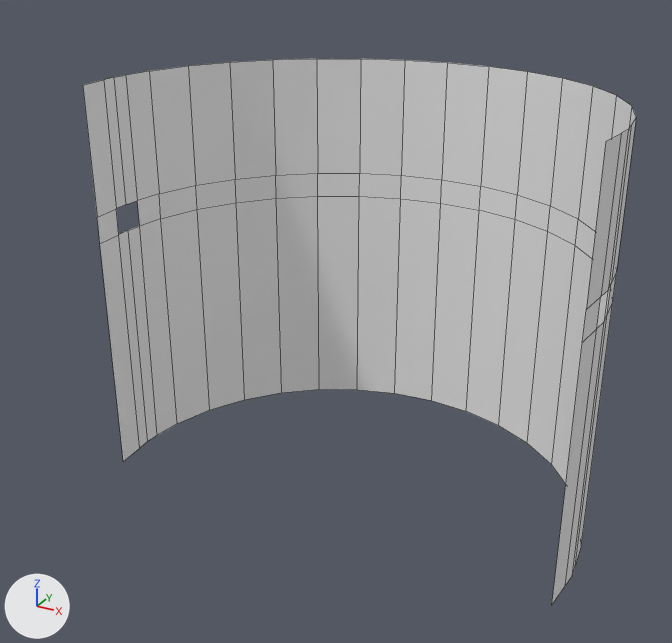
Renders of the OBJ model art/3D_Env/3D_Assets/3D_Models/Env_Models/PanopticonWalls.obj from each side of a commit.
The view is the same before and after, from a camera (50 mm lens) standing at (59.6, -108.4, 46.4) and looking at (0.5, -0.9, -7.4). Every picture has the same lights, and +X, +Y and +Z are marked at lower left. The first picture is the older version. Mesh edges are drawn as thin lines. Where no turn or scale is listed for an object, it has been applied to the vertices.

Objects in the first picture: 'PanopticonWalls'.
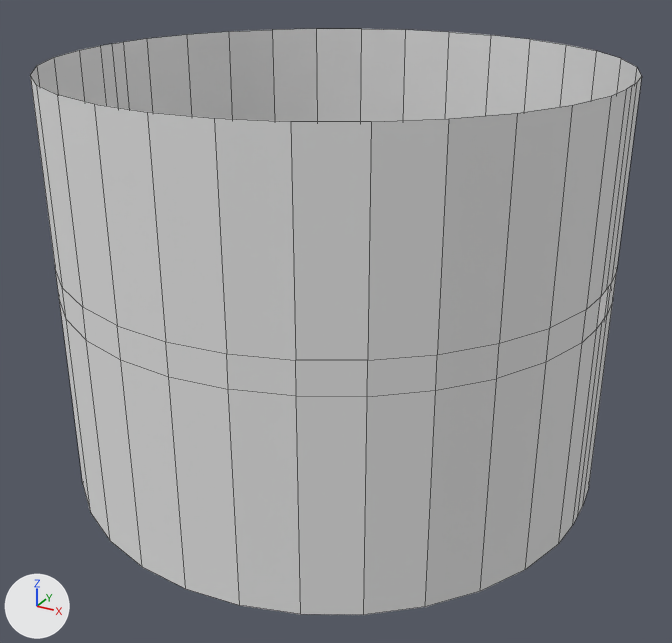
Edits to the bpy script that builds the scene:
```text
Change me_panopticonwalls:
    used by ob_panopticonwalls; location = (0.0, 0.0, 0.0)
    remove me_panopticonwalls.from_pydata(...)  # 92 vertices, 62 faces; spans x -37.8..37.8, y -7.4..37.8, z -38.8..23.9
    add me_panopticonwalls.from_pydata(...)  # 144 vertices, 104 faces; spans x -37.5..37.5, y -37.8..37.8, z -28.7..28.7
    me_panopticonwalls part 1
    4 vertices are removed from x -37.1..37.1, y -7.4, z -38.8..23.9
    4 faces are deleted
    17 vertices in x -37.5..37.5, y -2.5..37.8, z -38.8 move by (0.0, 0.0, 10.1)
    17 vertices in x -37.5..37.5, y -2.5..37.8, z 23.9 move by (0.0, 0.0, 4.8)
    12 vertices move from x -37.8..37.8, y 0.0..2.4, z -38.8..23.9 to x -37.5..37.5, y 0.0..2.5, z -28.7..28.7
    15 vertices are added at x -37.1..37.1, y -37.8..-7.4, z -28.7
    13 new vertices lie (0.0, 0.0, 28.8) away from vertices in x -34.9..34.9, y -37.8..-14.5, z -28.7
    13 new vertices lie (0.0, 0.0, 4.2) away from vertices in x -34.9..34.9, y -37.8..-14.5, z 0.1
    15 new vertices lie (0.0, 0.0, 24.4) away from vertices in x -37.1..37.1, y -37.8..-7.4, z 4.3
    46 new faces join them
```

Boxes [x1, y1, x2, y2] around the edits, measured in the pictures (672 x 643 px):
'PanopticonWalls', reshaped (11% wider, 8% taller): before [83, 59, 636, 604]; after [30, 29, 642, 615]
part 1 of me_panopticonwalls, built on: before [83, 80, 621, 604]; after [30, 46, 626, 615]
